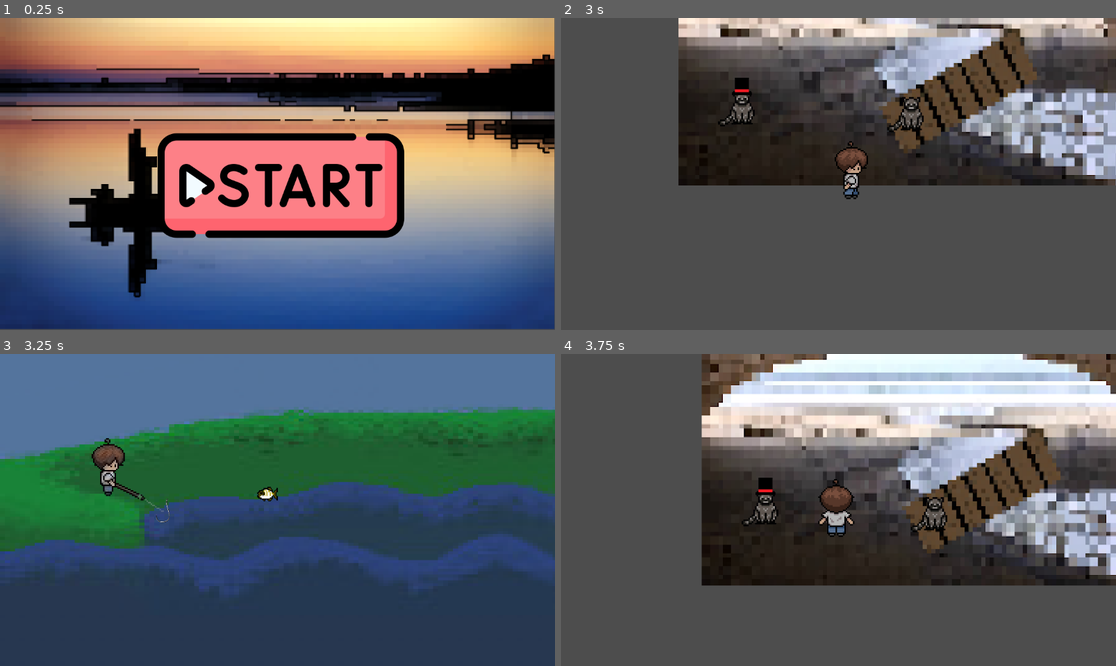
Above: before the commit, frames 1-4 (two rows, left to right).
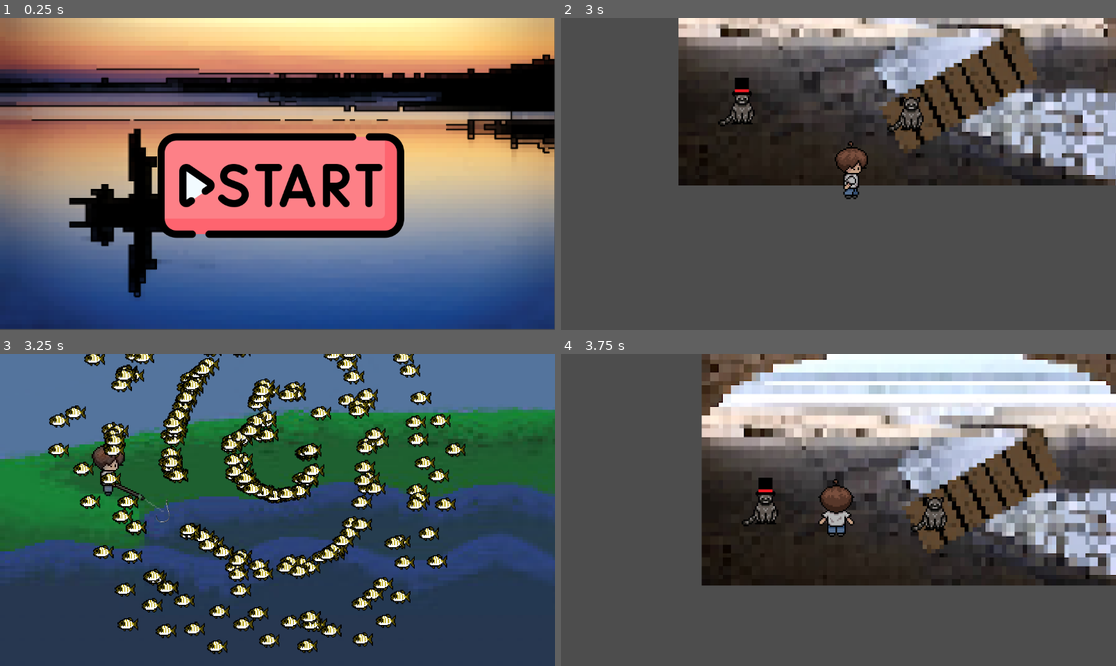
Above: after the commit, the same moments.

Repository: hayariku/Fiosh
Game: Godot game, scene res://1Start.tscn
The game is run twice, just before and just after one commit, with the same random seed, the same clock (stepped at 60 frames per second) and the same inputs.
Inputs (mouse positions are in pixels of both pictures, inside the frame that each line leads up to):
- Up to frame 1 (0.25 s): no input
- Up to frame 2 (3 s): click (844, 152) at 0.5 s; tap Enter at 1.25 s; hold Right (ui_right) 1.28-2.03 s; hold A (a) 1.28-2.03 s; tap D (d) at 1.55, 2.1 s; hold Down (ui_down) 2.03-2.78 s; tap F (f) at 2.3 s; hold Right (ui_right) from 2.78 s (still down); hold F (f) from 2.78 s (still down)
- Up to frame 3 (3.25 s): keep holding Right (ui_right); keep holding F (f); tap G (g) at 3.05 s
- Up to frame 4 (3.75 s): release Right (ui_right) at 3.53 s; release F (f) at 3.53 s; hold Up (ui_up) from 3.53 s (still down); tap G (g) at 3.6 s

Frames 1-2 are identical in both runs. In frame 3, 16% of the frame differs, in the area x 8-84%, y 0-97%; in frame 4, nothing differs.
Error before the commit: Invalid assignment of property or key 'visible' with value of type 'bool' on a base object of type 'null instance'. (res://3_fishing.gd:37)

Commit message:
test with 300 fish
very laggy for laptop lenovo.

Diff:
--- a/blubblubblub/3Fishing.tscn
+++ b/blubblubblub/3Fishing.tscn
@@ -1,15 +1,129 @@
-[gd_scene load_steps=13 format=3 uid="uid://b655s0iacpemj"]
+[gd_scene load_steps=30 format=3 uid="uid://b655s0iacpemj"]
 
 [ext_resource type="Script" path="res://3_fishing.gd" id="1_7o8bh"]
 [ext_resource type="Texture2D" uid="uid://djtnqeb8jiss8" path="res://3F1.png" id="2_t0nec"]
 [ext_resource type="Texture2D" uid="uid://cdv6u4my1pbg3" path="res://FishHook.png" id="3_2qfjf"]
 [ext_resource type="Script" path="res://FishingBG.gd" id="3_s6lsb"]
+[ext_resource type="Texture2D" uid="uid://bl1531aoutfuq" path="res://progressbar.png" id="4_n6xbw"]
 [ext_resource type="Texture2D" uid="uid://bykhyuvgj577y" path="res://Fisherman3.png" id="5_m3xt8"]
 [ext_resource type="Texture2D" uid="uid://d04nwyjmfo3l1" path="res://FIsherman 4.png" id="6_rwjlb"]
 [ext_resource type="Texture2D" uid="uid://bs8j51i8l2g4q" path="res://Fisherman5.png" id="7_tt2gm"]
 [ext_resource type="Texture2D" uid="uid://d3ja3c011xiy0" path="res://Fisherman1.png" id="8_b5nyf"]
 [ext_resource type="Texture2D" uid="uid://hi64fo840rmd" path="res://Fisherman2.png" id="9_nvrmm"]
 [ext_resource type="PackedScene" uid="uid://dmutocms1icyv" path="res://fish_1.tscn" id="10_qgu1l"]
+
+[sub_resource type="AtlasTexture" id="AtlasTexture_xo5hy"]
+atlas = ExtResource("4_n6xbw")
+region = Rect2(0, 0, 8, 37)
+
+[sub_resource type="AtlasTexture" id="AtlasTexture_cbq63"]
+atlas = ExtResource("4_n6xbw")
+region = Rect2(8, 0, 8, 37)
+
+[sub_resource type="AtlasTexture" id="AtlasTexture_t3a50"]
+atlas = ExtResource("4_n6xbw")
+region = Rect2(16, 0, 8, 37)
+
+[sub_resource type="AtlasTexture" id="AtlasTexture_xwimy"]
+atlas = ExtResource("4_n6xbw")
+region = Rect2(24, 0, 8, 37)
+
+[sub_resource type="AtlasTexture" id="AtlasTexture_m4rwe"]
+atlas = ExtResource("4_n6xbw")
+region = Rect2(32, 0, 8, 37)
+
+[sub_resource type="AtlasTexture" id="AtlasTexture_yopli"]
+atlas = ExtResource("4_n6xbw")
+region = Rect2(40, 0, 8, 37)
+
+[sub_resource type="AtlasTexture" id="AtlasTexture_0k4ar"]
+atlas = ExtResource("4_n6xbw")
+region = Rect2(48, 0, 8, 37)
+
+[sub_resource type="AtlasTexture" id="AtlasTexture_t8sm0"]
+atlas = ExtResource("4_n6xbw")
+region = Rect2(56, 0, 8, 37)
+
+[sub_resource type="AtlasTexture" id="AtlasTexture_74lm1"]
+atlas = ExtResource("4_n6xbw")
+region = Rect2(64, 0, 8, 37)
+
+[sub_resource type="AtlasTexture" id="AtlasTexture_bt113"]
+atlas = ExtResource("4_n6xbw")
+region = Rect2(72, 0, 8, 37)
+
+[sub_resource type="AtlasTexture" id="AtlasTexture_lv7do"]
+atlas = ExtResource("4_n6xbw")
+region = Rect2(80, 0, 8, 37)
+
+[sub_resource type="AtlasTexture" id="AtlasTexture_m5bd6"]
+atlas = ExtResource("4_n6xbw")
+region = Rect2(88, 0, 8, 37)
+
+[sub_resource type="AtlasTexture" id="AtlasTexture_i7afn"]
+atlas = ExtResource("4_n6xbw")
+region = Rect2(96, 0, 8, 37)
+
+[sub_resource type="AtlasTexture" id="AtlasTexture_ysss5"]
+atlas = ExtResource("4_n6xbw")
+region = Rect2(104, 0, 8, 37)
+
+[sub_resource type="AtlasTexture" id="AtlasTexture_cyg56"]
+atlas = ExtResource("4_n6xbw")
+region = Rect2(112, 0, 8, 37)
+
+[sub_resource type="SpriteFrames" id="SpriteFrames_tip6x"]
+animations = [{
+"frames": [{
+"duration": 1.0,
+"texture": SubResource("AtlasTexture_xo5hy")
+}, {
+"duration": 1.0,
+"texture": SubResource("AtlasTexture_cbq63")
+}, {
+"duration": 1.0,
+"texture": SubResource("AtlasTexture_t3a50")
+}, {
+"duration": 1.0,
+"texture": SubResource("AtlasTexture_xwimy")
+}, {
+"duration": 1.0,
+"texture": SubResource("AtlasTexture_m4rwe")
+}, {
+"duration": 1.0,
+"texture": SubResource("AtlasTexture_yopli")
+}, {
+"duration": 1.0,
+"texture": SubResource("AtlasTexture_0k4ar")
+}, {
+"duration": 1.0,
+"texture": SubResource("AtlasTexture_t8sm0")
+}, {
+"duration": 1.0,
+"texture": SubResource("AtlasTexture_74lm1")
+}, {
+"duration": 1.0,
+"texture": SubResource("AtlasTexture_bt113")
+}, {
+"duration": 1.0,
+"texture": SubResource("AtlasTexture_lv7do")
+}, {
+"duration": 1.0,
+"texture": SubResource("AtlasTexture_m5bd6")
+}, {
+"duration": 1.0,
+"texture": SubResource("AtlasTexture_i7afn")
+}, {
+"duration": 1.0,
+"texture": SubResource("AtlasTexture_ysss5")
+}, {
+"duration": 1.0,
+"texture": SubResource("AtlasTexture_cyg56")
+}],
+"loop": false,
+"name": &"charge",
+"speed": 5.0
+}]
 
 [sub_resource type="CircleShape2D" id="CircleShape2D_ybrl4"]
 radius = 43.0
@@ -66,6 +180,12 @@
 limit_bottom = 6000
 editor_draw_limits = true
 
+[node name="AnimatedSprite2D2" type="AnimatedSprite2D" parent="Hook/Camera2D"]
+position = Vector2(-273, -9.99998)
+scale = Vector2(15.9257, 15.9257)
+sprite_frames = SubResource("SpriteFrames_tip6x")
+animation = &"charge"
+
 [node name="Sprite2D" type="Sprite2D" parent="Hook"]
 scale = Vector2(0.15, 0.15)
 texture = ExtResource("3_2qfjf")
--- a/blubblubblub/3_fishing.gd
+++ b/blubblubblub/3_fishing.gd
@@ -20,6 +20,7 @@
 var hook_hit_water = false
 var can_reel = false
 var reel_enabled = false
+var fishAmt = 0
 
 # Cast distance and line length based on rod level and spool level
 var rodlvl = 2
@@ -30,12 +31,18 @@
 @onready var camera = $Hook/Camera2D
 @onready var animated_sprite = $AnimatedSprite2D
 @onready var charge_progress = $Hook/Camera2D/AnimatedSprite2D2
+@onready var fish = preload("res://fish_1.tscn")
 
 func _ready():
 	origin_position = hook.global_position
 	camera.make_current()
 	charge_progress.visible = false
 	print("Camera and sprite initialized.")
+	while fishAmt < 300:
+		fishAmt += 1
+		var fis = fish.instantiate()
+		fis.position = Vector2(571, 342)
+		add_child(fis)
 
 
 func _physics_process(delta):
--- /dev/null
+++ b/blubblubblub/multi_fish.gd
@@ -0,0 +1,68 @@
+extends CharacterBody2D
+
+# Fish behavior variables
+@export var move_speed: float = 100.0
+@export var detection_radius: float = 150.0
+@export var angle_change_interval: float = 2.0  # Time interval (seconds) to change direction
+
+# States
+var is_aggro: bool = false
+var direction: Vector2 = Vector2.ZERO
+var hook: Node2D
+var angle_timer: Timer
+
+func _ready():
+	# Reference the hook node (adjust the path as necessary)
+	hook = get_parent().get_node("Hook")
+	randomize()
+
+	# Set up initial direction and timer for angle change
+	set_random_angle()
+	angle_timer = Timer.new()
+	angle_timer.wait_time = angle_change_interval
+	angle_timer.one_shot = false
+	add_child(angle_timer)
+	angle_timer.start()
+	angle_timer.connect("timeout", Callable(self, "_on_angle_change_timer_timeout"))
+
+func _physics_process(delta):
+	if is_aggro:
+		detect_and_move_to_hook()
+	else:
+		# Move the fish in the current direction
+		velocity = direction * move_speed
+		move_and_slide()
+
+func patrol():
+	# This function is unused in this new implementation but kept for future adjustments if needed
+	pass
+
+func detect_and_move_to_hook():
+	if hook.global_position.distance_to(global_position) <= detection_radius:
+		# Turn toward the hook
+		direction = (hook.global_position - global_position).normalized()
+
+		# Attach if touching the hook
+		if hook.global_position.distance_to(global_position) < 10:
+			attach_to_hook()
+
+func attach_to_hook():
+	is_aggro = false
+	# Attach the fish to the hook by parenting it or setting its position to the hook
+	global_position = hook.global_position
+	print("Fish attached to hook!")
+
+func set_random_angle():
+	# Pick a random angle in degrees from either range 10-35° or 160-200°
+	var angle: float
+	if randi() % 2 == 0:
+		angle = randf_range(10, 35)
+	else:
+		angle = randf_range(160, 200)
+
+	# Convert the angle to a Vector2 direction
+	direction = Vector2.RIGHT.rotated(deg_to_rad(angle)).normalized()
+
+func _on_angle_change_timer_timeout():
+	# Change direction every time the timer triggers
+	set_random_angle()
